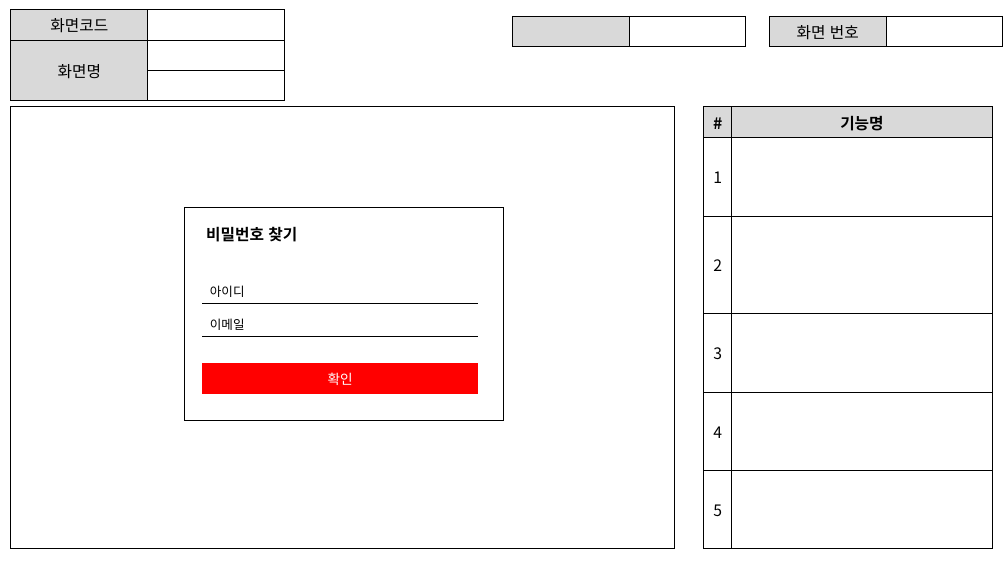
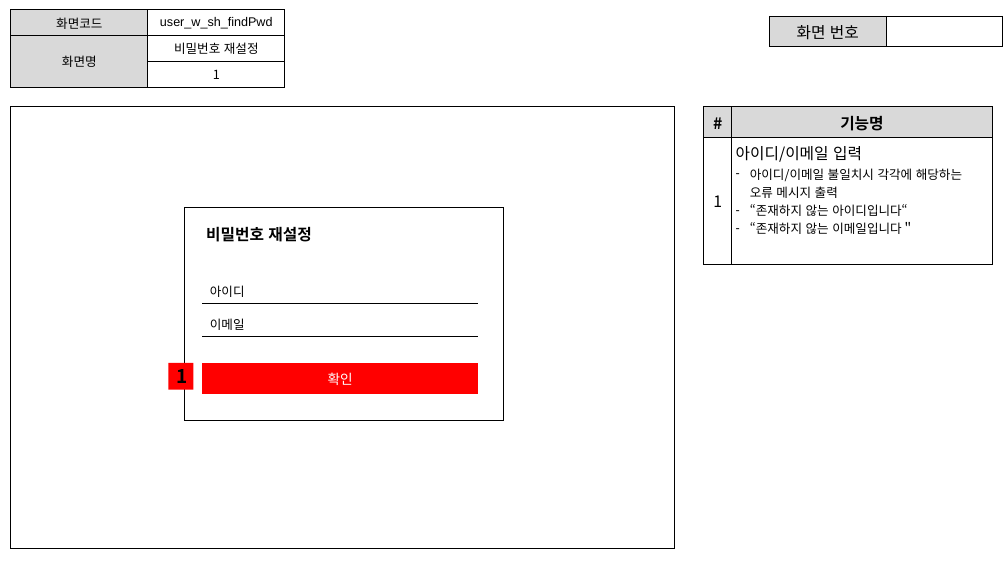
Before and after one commit to ezenteam2/RentalEquip, a slide deck: slide 12 of 0 발표용 파워포인트/project04 - 파워포인트 종합 - 서희.pptx. Drawn at 1008x567 pixels with LibreOffice and Linux fonts; fonts in the diff are those of the drawing. Boxes give left, top, right and bottom in pixels: in the first picture for what was removed or moved away, otherwise in the second. Text is boxed around its words. In the diff, an @@ line names an element or a change of style, - is before the commit and + after.

```diff
--- a/0 발표용 파워포인트/project04 - 파워포인트 종합 - 서희.pptx
+++ b/0 발표용 파워포인트/project04 - 파워포인트 종합 - 서희.pptx
@@ table at (11, 10, 284, 83) @@
-row 1, column 2: 
+row 1, column 2: user_w_sh_findPwd
-row 2, column 2: 
+row 2, column 2: 비밀번호 재설정
-row 3, column 2: 
+row 3, column 2: 1
@@ size 15 to 12 pt in "화면코드", "화면명" @@
@@ table removed at (513, 17, 746, 43), 1 rows, 2 columns @@
- | 
@@ table at (704, 107, 992, 243) @@
-row 2: 1 | 
-row 3: 2 | 
-row 4: 3 | 
-row 5: 4 | 
-row 6: 5 | 
+row 2: 1 | 아이디/이메일 입력 / 아이디/이메일 불일치시 각각에 해당하는 오류 메시지 출력 / “존재하지 않는 아이디입니다“ / “존재하지 않는 이메일입니다＂
@@ rectangle "비밀번호 재설정": place and size @@
-rectangle "비밀번호 재설정" at (203, 217, 321, 251)
+rectangle "비밀번호 재설정" at (203, 217, 340, 251)
@@ text in rectangle at (206, 226, 311, 242): text changed @@
-비밀번호 찾기
+비밀번호 재설정
@@ rectangle added at (169, 363, 194, 389), fill #FF0000, 18 pt, text #000000, bold @@
+1
```
Also in this commit, not shown: 16 other slides changed, 1 slide added, 2 slides removed.
